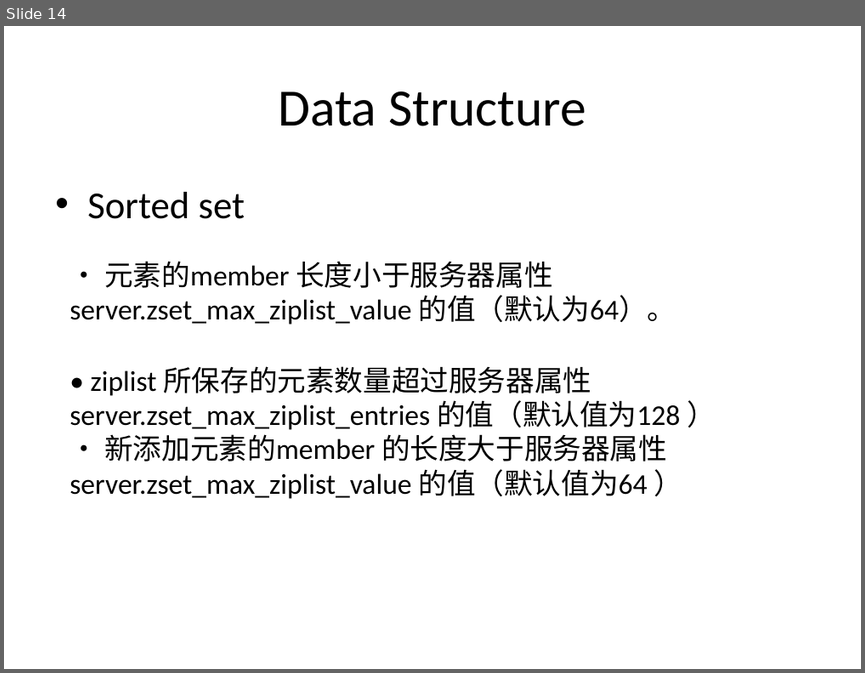
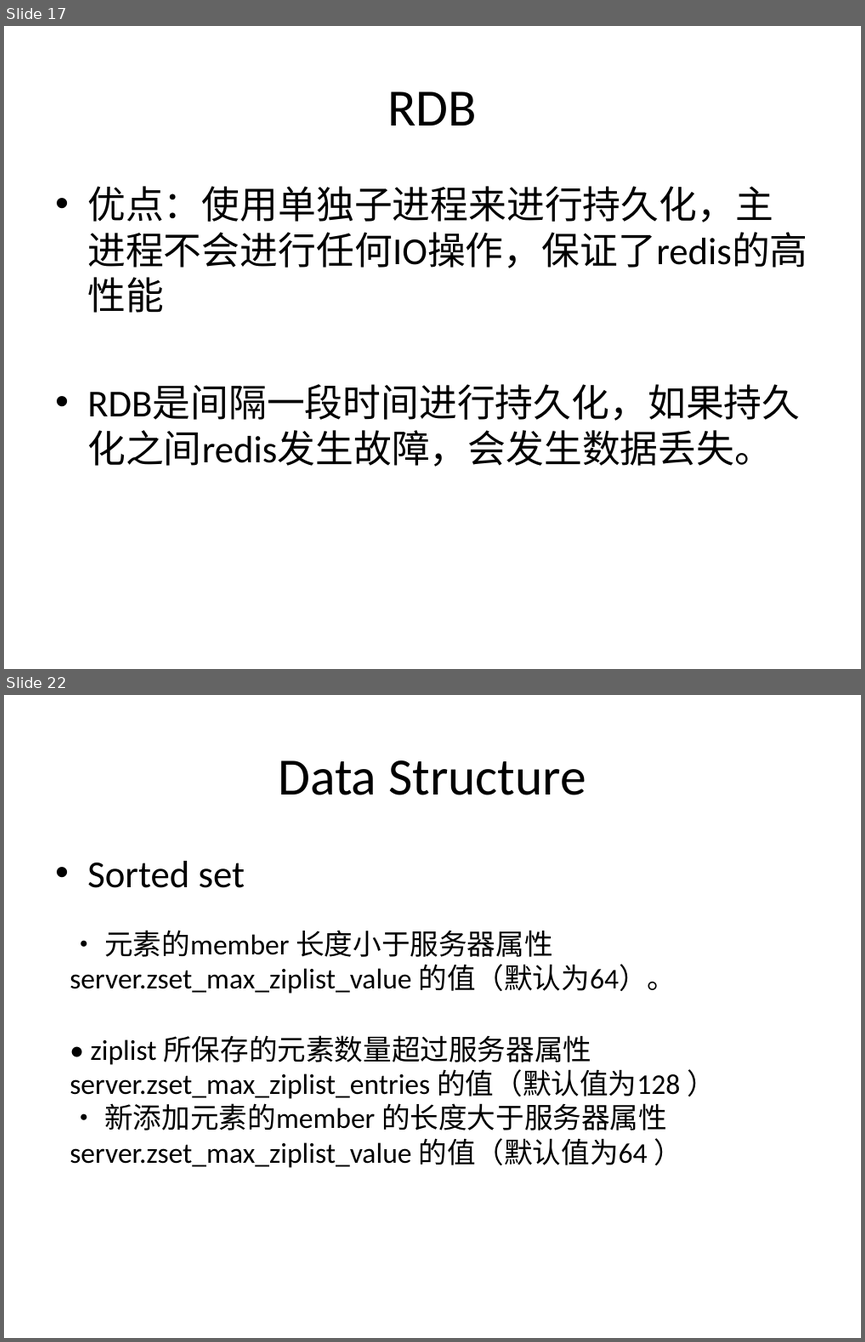
Before and after one commit to humanbeingxx/notes, a slide deck: redis/redis分享.pptx. Shown one above the other, each under a label of ours: slide 14 before the commit, slides 17 and 22 after it; the slides between them are not shown. The pictures are 865x673 and 865x1342 pixels, drawn with LibreOffice and Linux fonts; fonts in the diff are those of the drawing. Boxes give left, top, right and bottom in pixels: in the first picture for what was removed or moved away, otherwise in the second. Text is boxed around its words. In the diff, an @@ line names an element or a change of style, - is before the commit and + after.

```diff
--- a/redis/redis分享.pptx
+++ b/redis/redis分享.pptx
@@ slide 17 added at [4, 26, 861, 669], background #FFFFFF @@
@@ title added at [387, 91, 477, 125], 44 pt, text #000000 @@
+RDB
@@ text added at [87, 186, 807, 466], 32 pt, text #000000 @@
+• 优点：使用单独子进程来进行持久化，主进程不会进行任何IO操作，保证了redis的高性能
+• RDB是间隔一段时间进行持久化，如果持久化之间redis发生故障，会发生数据丢失。
@@ what was slide 14 is now slide 22 @@
```
Also in this commit, not shown: 8 other slides added.
